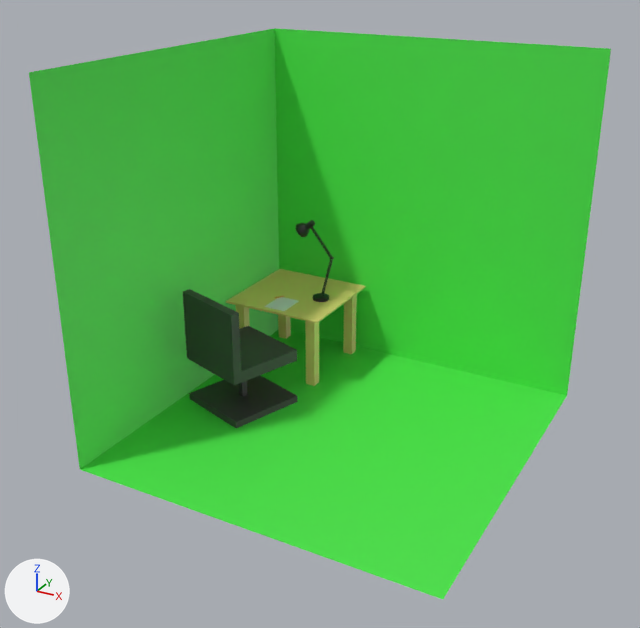
The Blender file udemy-class/animated-lamp/models/animated-lamp.blend, before and after one commit.
Camera for both pictures: a 50 mm lens placed at (3.99, -6.79, 3.25), pointed at (0.93, -1.23, 0.47). The axes (+X, +Y, +Z) are drawn at lower left. The lights are the same throughout.

Before the edit, the objects in view are built like this:
```python
ob_lamp_base = bpy.data.objects.new('lamp-base', me_beziercircle_001)
ob_lamp_base.location = (0.268, -0.016, 0.018)
ob_lamp_lower_arm = bpy.data.objects.new('lamp-lower-arm', me_cube_017)
ob_lamp_lower_arm.location = (0.293, -0.015, 0.097)
ob_lamp_lower_arm.rotation_euler = (0.0, -0.114, 0.0)  # degrees (0, -6.5, 0)
ob_lamp_shade = bpy.data.objects.new('lamp-shade', me_beziercurve_009)
ob_lamp_shade.location = (0.155, -0.016, 0.733)
ob_lamp_shade.rotation_euler = (-0.272, -0.65, 0.00573)  # degrees (-16, -37, 0.3)
ob_lamp_upper_arm = bpy.data.objects.new('lamp-upper-arm', me_cube_006)
ob_lamp_upper_arm.location = (0.381, -0.016, 0.448)
ob_lamp_upper_arm.rotation_euler = (0.0163, -0.675, -0.0254)  # degrees (0.9, -39, -1.5)
ob_room_002 = bpy.data.objects.new('room.002', me_cube_015)
ob_room_002.location = (1.004, -0.998, 0.848)
ob_table_002 = bpy.data.objects.new('table.002', me_cube_012)
ob_table_002.parent = ob_room_002
ob_table_002.location = (0.0, 0.0, 0.0)
# also in view: 'chair.002' at (0.0, -0.97, -0.15)
```
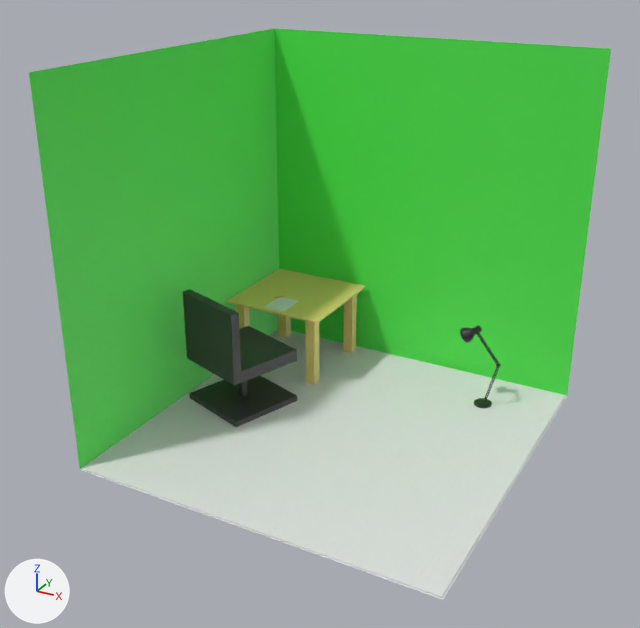
Boxes (x1, y1, x2, y2) around the edits, measured in the pictures (640 x 628 px):
'Cube', added
    after: (81, 330, 565, 598)
'lamp-shade', moved
    before: (296, 220, 315, 237)
    after: (460, 325, 482, 343)
'lamp-base', moved
    before: (313, 293, 329, 302)
    after: (474, 398, 492, 408)
'lamp-upper-arm', moved
    before: (311, 227, 332, 258)
    after: (477, 333, 500, 365)
'lamp-lower-arm', moved
    before: (322, 259, 333, 292)
    after: (485, 366, 500, 399)
'light-shade-clamp', moved
    before: (307, 223, 312, 228)
    after: (473, 328, 479, 334)
part 1 of me_cube_015, recoloured (green to white)
    before: (80, 330, 567, 599)
    after: (80, 331, 567, 599)

The change, as a list of edits to the scene's bpy script:
```text
Add mat_room_floor:
    mat_room_floor = principled_material('room-floor')
    mat_room_floor.base_color = (0.8, 0.8, 0.8)  # white #e7e7e7
Add mat_wood_floor_mat:
    mat_wood_floor_mat = principled_material('wood-floor-mat')
    mat_wood_floor_mat.base_color = (0.8, 0.8, 0.8)  # white #e7e7e7
Change me_cube_015:
    where me_cube_015.from_pydata(...)  # 7 vertices, 3 faces; spans x -1.52..1.52, y -1.52..1.52, z -1.52..1.52
    used by ob_room_002; location = (1.004, -0.998, 0.848)
    me_cube_015 part 1: the 1 face centred in x 0.0, y 0.0, z -1.52 switches from mat_room_mat (green #4fe74d) to mat_room_floor (white #e7e7e7)
    add me_cube_015.materials.append(mat_room_floor)  # white #e7e7e7
Add me_cube_018:
    me_cube_018.from_pydata([(0.0, 1.5, 0.01), (0.0, 1.5, 0.0), (0.0, -1.5, 0.01), (0.0, -1.5, 0.0), (0.05, 1.5, 0.01), (0.05, 1.5, 0.0), (0.05, -1.5, 0.01), (0.05, -1.5, 0.0)], [], [(5, 1, 3, 7), (5, 4, 0, 1), (7, 6, 4, 5), (3, 2, 6, 7), (0, 4, 6, 2), (1, 0, 2, 3)])
    me_cube_018.materials.append(mat_wood_floor_mat)  # its picture is missing
Change ob_lamp_lower_arm:
    ob_lamp_lower_arm.location: (0.293, -0.015, 0.097) -> (1.938, -0.015, -0.6)
Change ob_lamp_base:
    ob_lamp_base.location: (0.268, -0.016, 0.018) -> (1.914, -0.016, -0.679)
Change ob_lamp_upper_arm:
    ob_lamp_upper_arm.location: (0.381, -0.016, 0.448) -> (2.027, -0.016, -0.25)
Change ob_lamp_shade:
    ob_lamp_shade.location: (0.155, -0.016, 0.733) -> (1.8, -0.016, 0.035)
Add ob_cube:
    ob_cube = bpy.data.objects.new('Cube', me_cube_018)
    ob_cube.location = (-0.512, -1.013, -0.675)
    _m = ob_cube.modifiers.new('Array', 'ARRAY')
    _m.fit_type = 'FIT_LENGTH'
    _m.count = 19
    _m.fit_length = 3.0
    _m.use_constant_offset = True
    _m.constant_offset_displace = (0.0005, 0.0, 0.0)
```
